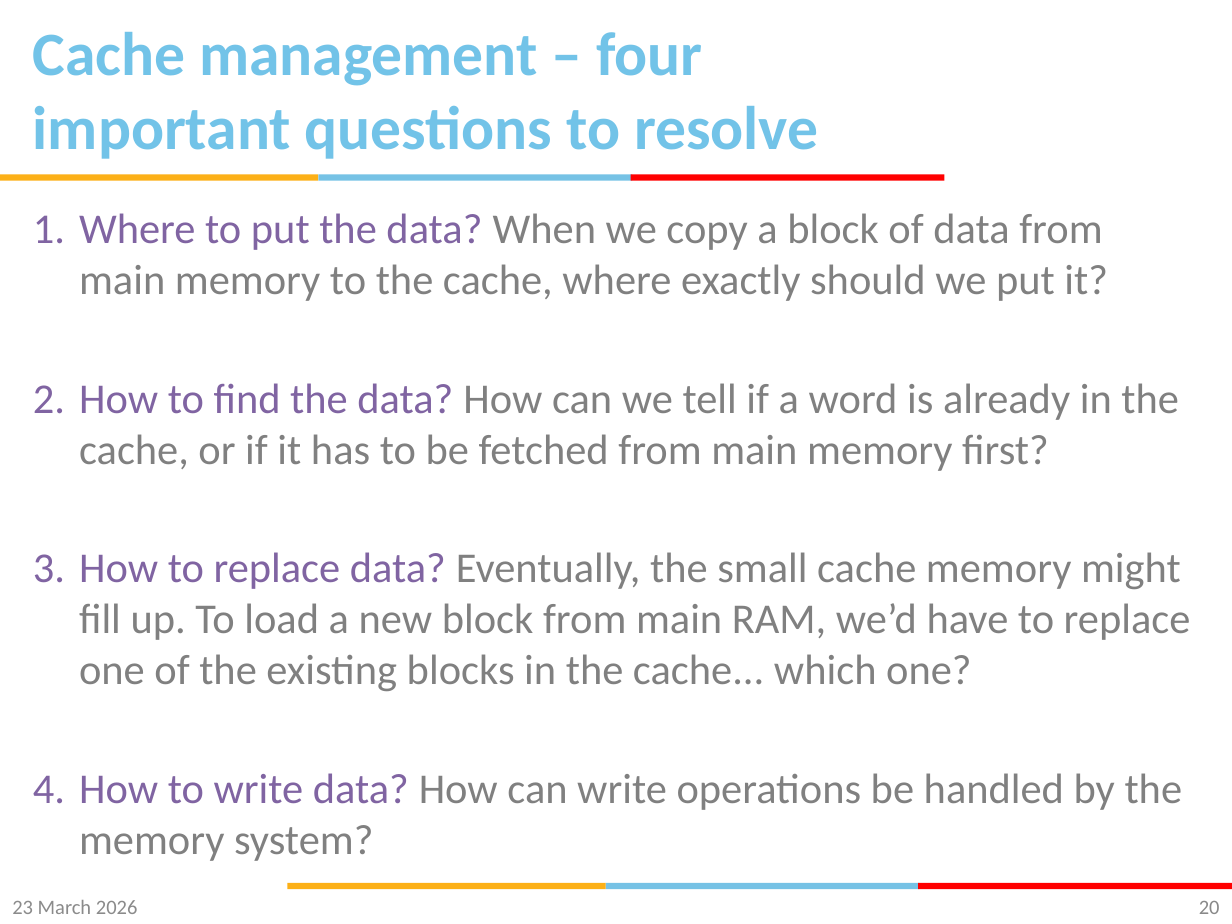
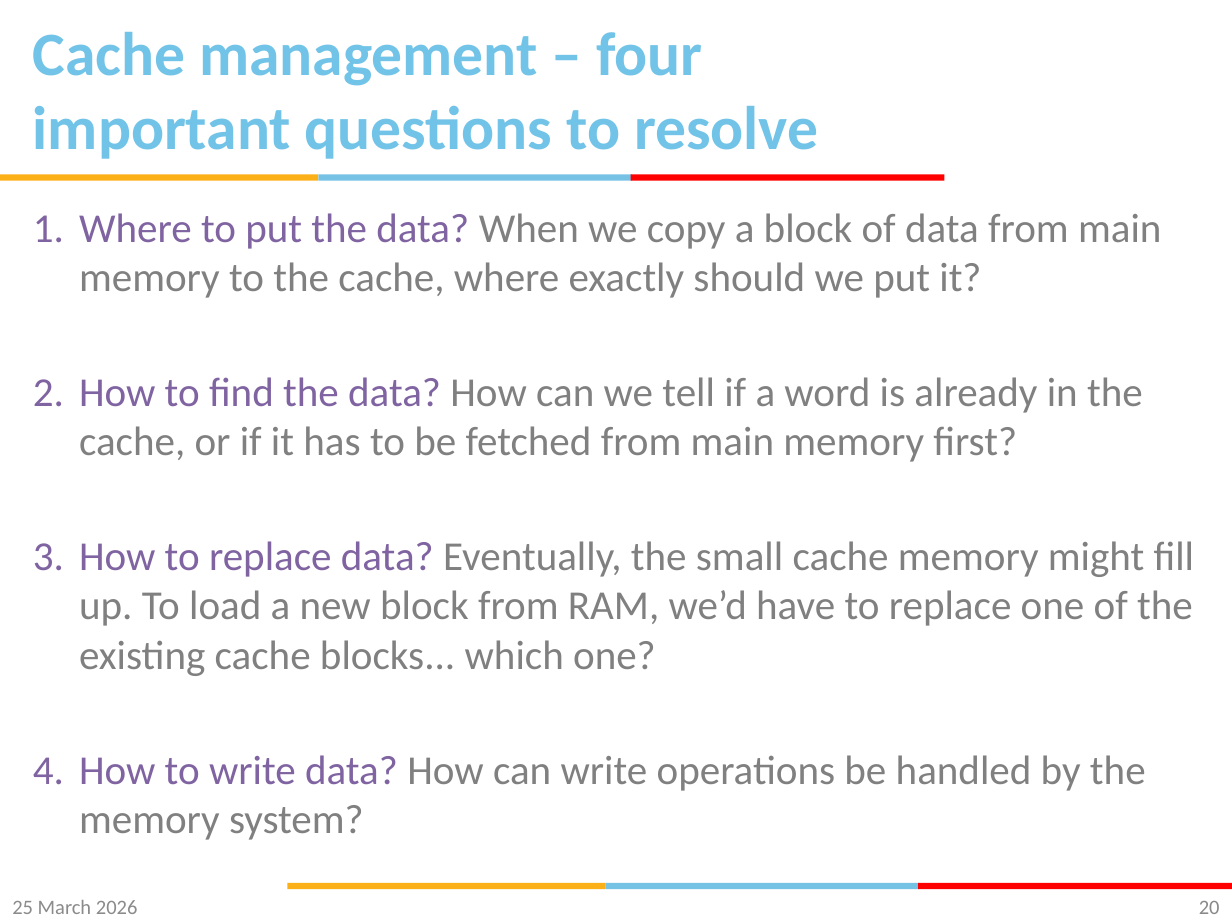
Before and after one commit to gsaurabhr-teaching/csf342-material, a slide deck: slide 20 of Lec-24-29-memory.pptx. Drawn at 1232x924 pixels with LibreOffice and Linux fonts; fonts in the diff are those of the drawing; background and template pictures are left out. Boxes give left, top, right and bottom in pixels: in the first picture for what was removed or moved away, otherwise in the second. Text is boxed around its words. In the diff, an @@ line names an element or a change of style, - is before the commit and + after.

Commit message:
direct mapped caches

```diff
--- a/Lec-24-29-memory.pptx
+++ b/Lec-24-29-memory.pptx
@@ text at box(79, 213, 1161, 840): size 24.8 to 24 pt in "Where to put the data? When we ...", "How to find the data? How can ...", "How to write data? How can write ..." @@
@@ text at box(79, 541, 1195, 676): text changed; size 24.8 to 24 pt @@
-3. How to replace data? Eventually, the small cache memory might fill up. To load a new block from main RAM, we’d have to replace one of the existing blocks in the cache... which one?
+3. How to replace data? Eventually, the small cache memory might fill up. To load a new block from RAM, we’d have to replace one of the existing cache blocks... which one?
@@ text at box(12, 900, 138, 914): text changed @@
-23 March 2026
+25 March 2026
```
Also in this commit, not shown: 70 other slides changed.
